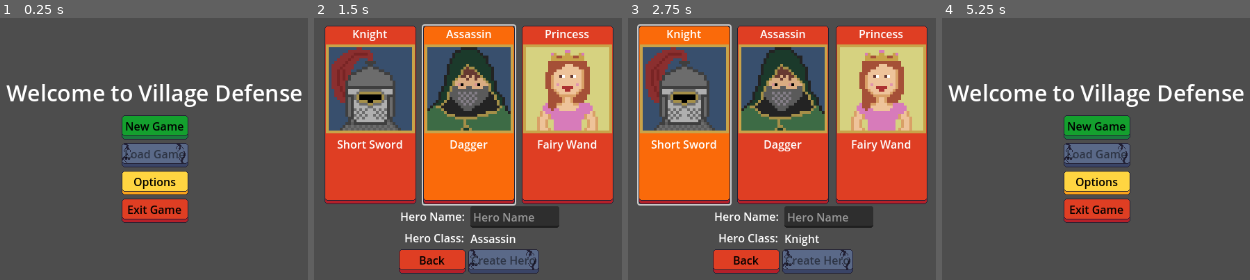
Above: before the commit, frames 1-4 (left to right).
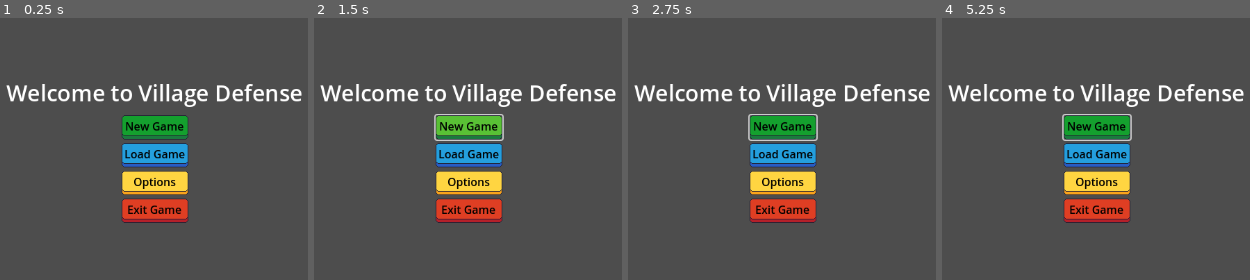
Above: after the commit, the same moments.

Repository: navtges3/PixelValley
Game: Godot game, scene res://scenes/ui/screens/main_menu_screen.tscn
Same seed, same stepped clock (60 frames per second), same inputs: the game is played once before the commit and once after it.
Inputs (mouse positions are in pixels of both pictures, inside the frame that each line leads up to):
- Up to frame 1 (0.25 s): no input
- Up to frame 2 (1.5 s): click "New Game" at 0.5 s; click (468, 128) at 1.25 s, where only the run after the commit has a clickable "New Game"
- Up to frame 3 (2.75 s): click (683, 114) at 2.02 s
- Up to frame 4 (5.25 s): click (997, 114) at 2.77 s; click (997, 114) at 3.52 s; click (1096, 128) at 4.25 s, where only the run after the commit has a clickable "New Game"; click (1059, 261) at 5 s, where only the run before the commit has a clickable "Back"

The runs differ from the first frame. In frame 1, 1.8% of the frame differs, in the area x 39-62%, y 48-57%; in frame 2, 67%; in frame 3, 68%, in the area x 1-99%, y 2-98%; in frame 4, 2.2%.
Error after the commit: Parse Error: Too many arguments for "save_game()" call. Expected at most 0 but received 2. (res://autoload/game_state.gd:25)

Commit message:
Reworked save manager

Diff:
--- a/autoload/save_manager.gd
+++ b/autoload/save_manager.gd
@@ -4,68 +4,155 @@
 const SAVE_DIR := "user://saves"
 const MAX_SLOTS := 3
 
-static func save_game(data: Dictionary, slot: int = 1) -> void:
+static func get_save_path(slot: int = 1) -> String:
+	var saves_dir = ProjectSettings.globalize_path(SAVE_DIR)
+	DirAccess.make_dir_recursive_absolute(saves_dir)
+	return saves_dir.path_join("save_slot_%d.save" % slot)
+
+static func has_save_data(slot: int = 1) -> bool:
 	var save_path = get_save_path(slot)
+	return FileAccess.file_exists(save_path)
+
+static func save_game() -> void:
+	var data = {
+		hero = _get_hero_data(GameState.hero),
+		village = _get_village_data(GameState.village),
+	}
+	var save_path = get_save_path()
 	var file = FileAccess.open(save_path, FileAccess.WRITE)
 	file.store_string(JSON.stringify(data))
 	file.flush()
 	file.close()
-	print("SaveManager: Game saved to slot ", slot)
+	print("SaveManager: Game saved to slot ")
 
-static func load_game(slot: int) -> Dictionary:
-	var save_path = get_save_path(slot)
+static func load_game() -> void:
+	var save_path = get_save_path()
 	if not FileAccess.file_exists(save_path):
-		push_error("SaveManager: Save file not found at slot %d" % slot)
-		return {}
+		push_error("SaveManager: Save file not found at slot")
+		return
 	var file = FileAccess.open(save_path, FileAccess.READ)
 	var content = file.get_as_text()
 	file.close()
-
 	var data = JSON.parse_string(content)
 	if typeof(data) != TYPE_DICTIONARY:
-		push_error("SaveManager: Invalid save data format in slot %d" % slot)
-		return {}
-	return data
+		push_error("SaveManager: Invalid save data format in slot")
+		return
+	GameState.hero = _load_hero_data(data.get("hero", {}))
+	GameState.village = _load_village_data(data.get("village", {}))
+	return
 
-static func load_save_slot(slot: int) -> String:
-	var save_path = get_save_path(slot)
-	if FileAccess.file_exists(save_path):
-		var file = FileAccess.open(save_path, FileAccess.READ)
-		var content = file.get_as_text()
-		file.close()
-		var data = JSON.parse_string(content)
-		var hero_data = data.get("hero", {})
-		if not hero_data:
-			push_error("No Hero found in save file.")
-			return "Error"
-		var hero_name = hero_data.get("hero_name", "Unknown")
-		var hero_level = hero_data.get("level", 1)
+static func _get_hero_data(hero: Hero) -> Dictionary:
+	var hero_data = {
+		hero_name = hero.name,
+		portrait = hero.portrait.resource_path,
+		current_hp = hero.current_hp,
+		current_nrg = hero.current_nrg,
+		active_effects = [],
+		stat_block = {
+			max_hp = hero.stat_block.max_hp,
+			max_nrg = hero.stat_block.max_nrg,
+			attack = hero.stat_block.attack,
+			magic = hero.stat_block.magic,
+			defense = hero.stat_block.defense,
+			resistance = hero.stat_block.resistance
+		},
+		hero_class = hero.hero_class,
+		level = hero.level,
+		experience = hero.experience,
+		inventory = {
+			weapon = hero.inventory.weapon.resource_path,
+			potions = []
+		}
+	}
+	for effect in hero.active_effects:
+		hero_data.active_effects.append({
+			type = effect.type,
+			strength = effect.strength,
+			duration = effect.duration
+		})
+	for item_stack in hero.inventory.potions:
+		hero_data.inventory.potions.append({
+			potion = item_stack.item.resource_path,
+			count = item_stack.count
+		})
+	return hero_data
 
-		return "%s - Lvl: %d" % [hero_name, hero_level]
-	else:
-		return "Empty Slot"
+static func _load_hero_data(data: Dictionary) -> Hero:
+	var hero = Hero.new()
+	hero.name = data.get("hero_name", "Unnamed Hero")
+	var portrait_path = data.get("portrait", "")
+	if portrait_path != "":
+		hero.portrait = load(portrait_path)
+	hero.current_hp = data.get("current_hp", 0)
+	hero.current_nrg = data.get("current_nrg", 0)
+	hero.stat_block = StatBlock.new()
+	var stat_data = data.get("stat_block", {})
+	hero.stat_block.max_hp = stat_data.get("max_hp", 10)
+	hero.stat_block.max_nrg = stat_data.get("max_nrg", 5)
+	hero.stat_block.attack = stat_data.get("attack", 1)
+	hero.stat_block.magic = stat_data.get("magic", 1)
+	hero.stat_block.defense = stat_data.get("defense", 1)
+	hero.stat_block.resistance = stat_data.get("resistance", 1)
+	hero.active_effects = []
+	for effect_data in data.get("active_effects", []):
+		var effect = Effect.new()
+		effect.type = effect_data.get("type", Effect.EffectType.HEAL)
+		effect.strength = effect_data.get("strength", 0)
+		effect.duration = effect_data.get("duration", 0)
+		hero.active_effects.append(effect)
+	hero.hero_class = data.get("hero_class", "Warrior")
+	hero.level = data.get("level", 1)
+	hero.experience = data.get("experience", 0)
+	hero.inventory = Inventory.new()
+	var inventory_data = data.get("inventory", {})
+	var weapon_path = inventory_data.get("weapon", "")
+	if weapon_path != "":
+		hero.inventory.weapon = load(weapon_path)
+	hero.inventory.potions = []
+	for potion_data in inventory_data.get("potions", []):
+		var potion_path = potion_data.get("potion", "")
+		var count = potion_data.get("count", 1)
+		if potion_path != "":
+			var potion_item = load(potion_path)
+			if potion_item is Potion:
+				var item_stack = ItemStack.new(potion_item, count)
+				hero.inventory.potions.append(item_stack)
+	return hero
 
-static func delete_save(slot: int) -> void:
-	var save_path = get_save_path(slot)
-	if FileAccess.file_exists(save_path):
-		var err = DirAccess.remove_absolute(save_path)
-		if err != OK:
-			push_error("SaveManager: Failed to delete save file: %s" % err)
-		else:
-			print("SaveManager: Save slot %d deleted successfully." % slot)
+static func _get_village_data(village: Village) -> Dictionary:
+	var village_data = {
+		name = village.name,
+		shop = _get_shop_data(village.shop)
+	}
+	return village_data
 
-static func get_existing_save_slots(num_slots: int = SaveManager.MAX_SLOTS) -> Array:
-	var available_slots := []
-	for slot in range(1, num_slots + 1):
-		var save_path = get_save_path(slot)
-		if FileAccess.file_exists(save_path):
-			available_slots.append(slot)
-	return available_slots
+static func _load_village_data(data: Dictionary) -> Village:
+	var village = Village.new()
+	village.name = data.get("name", "Lexiton")
+	var shop_data = data.get("shop", {})
+	village.shop = _load_shop_data(shop_data)
+	return village
 
-static func has_any_save(num_slots: int = SaveManager.MAX_SLOTS) -> bool:
-	return not get_existing_save_slots(num_slots).is_empty()
+static func _get_shop_data(shop: Shop) -> Dictionary:
+	var shop_data = {
+		name = shop.name,
+		inventory = []
+	}
+	for item_stack in shop.inventory:
+		shop_data.inventory.append({
+			item_stack = item_stack.item.resource_path,
+			count = item_stack.count
+		})
+	return shop_data
 
-static func get_save_path(slot: int) -> String:
-	var saves_dir = ProjectSettings.globalize_path(SAVE_DIR)
-	DirAccess.make_dir_recursive_absolute(saves_dir)
-	return saves_dir.path_join("save_slot_%d.save" % slot)
+static func _load_shop_data(data: Dictionary) -> Shop:
+	var shop = Shop.new()
+	shop.name = data.get("name", "Default Shop")
+	shop.inventory = []
+	for item_data in data.get("inventory", []):
+		var item = load(item_data.get("item", ""))
+		var count = item_data.get("count", 1)
+		if item:
+			var item_stack = ItemStack.new(item, count)
+			shop.inventory.append(item_stack)
+	return shop
--- a/scripts/characters/combatant.gd
+++ b/scripts/characters/combatant.gd
@@ -3,10 +3,10 @@
 
 @export var name: String
 @export var portrait: Texture2D
-@export var stat_block: StatBlock
-@export var active_effects: Array[Effect] = []
 @export var current_hp: int = 0
 @export var current_nrg: int = 0
+@export var active_effects: Array[Effect] = []
+@export var stat_block: StatBlock
 @export var attack_modifier: int = 0
 @export var magic_modifier: int = 0
 @export var defense_modifier: int = 0
--- a/scripts/world/shop.gd
+++ b/scripts/world/shop.gd
@@ -14,20 +14,3 @@
 			return
 	var new_item := ItemStack.new(item, count)
 	inventory.append(new_item)
-
-func get_save_data() -> Dictionary:
-	var inventory_data_array: Array = []
-	for item_stack in inventory:
-		inventory_data_array.append(item_stack.get_save_data())
-	return {
-		"name": name,
-		"inventory": inventory_data_array,
-	}
-
-static func create_from_data(data: Dictionary) -> Shop:
-	var shop = Shop.new()
-	shop.name = data.get("name", "Default Shop")
-	var saved_inventory: Array = data.get("inventory", [])
-	for item_stack in saved_inventory:
-		shop.inventory.append(ItemStack.create_from_data(item_stack))
-	return shop
--- a/scripts/world/village.gd
+++ b/scripts/world/village.gd
@@ -3,31 +3,4 @@
 class_name Village
 
 @export var name: String
-@export var max_hp: int
-@export var current_hp: int
 @export var shop: Shop
-
-func take_damage(amount: int) -> void:
-	current_hp = max(current_hp - amount, 0)
-
-func heal(amount: int) -> void:
-	current_hp = min(current_hp + amount, max_hp)
-
-func is_destroyed() -> bool:
-	return current_hp <= 0
-
-func get_save_data() -> Dictionary:
-	return {
-		"name": name,
-		"max_hp": max_hp,
-		"current_hp": current_hp,
-		"shop": shop.get_save_data()
-	}
-
-static func create_from_data(data: Dictionary) -> Village:
-	var village := Village.new()
-	village.name = data.get("name", "Lexiton")
-	village.max_hp = data.get("max_hp", 100)
-	village.current_hp = data.get("current_hp", 100)
-	village.shop = Shop.create_from_data(data.get("shop", {}))
-	return village
